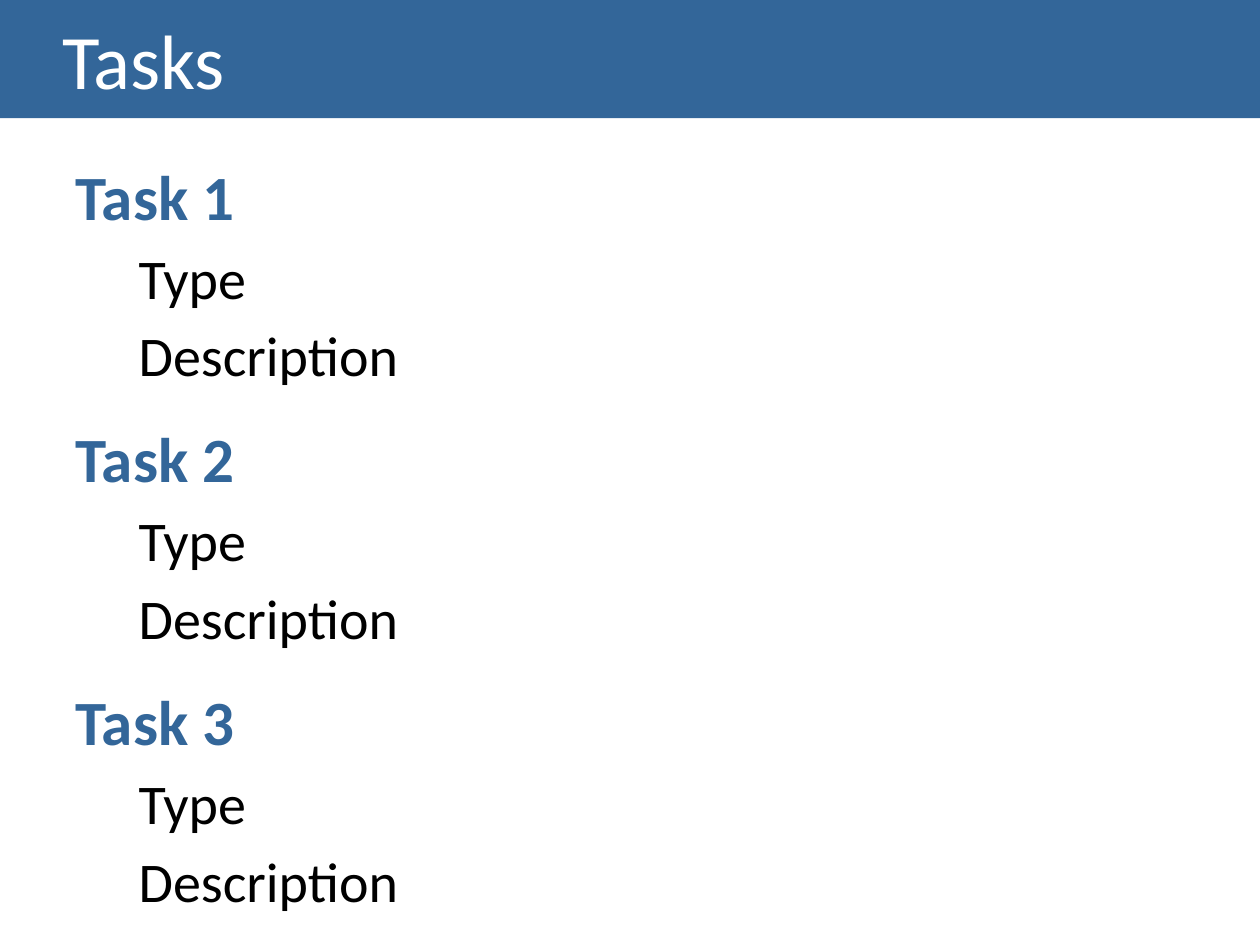
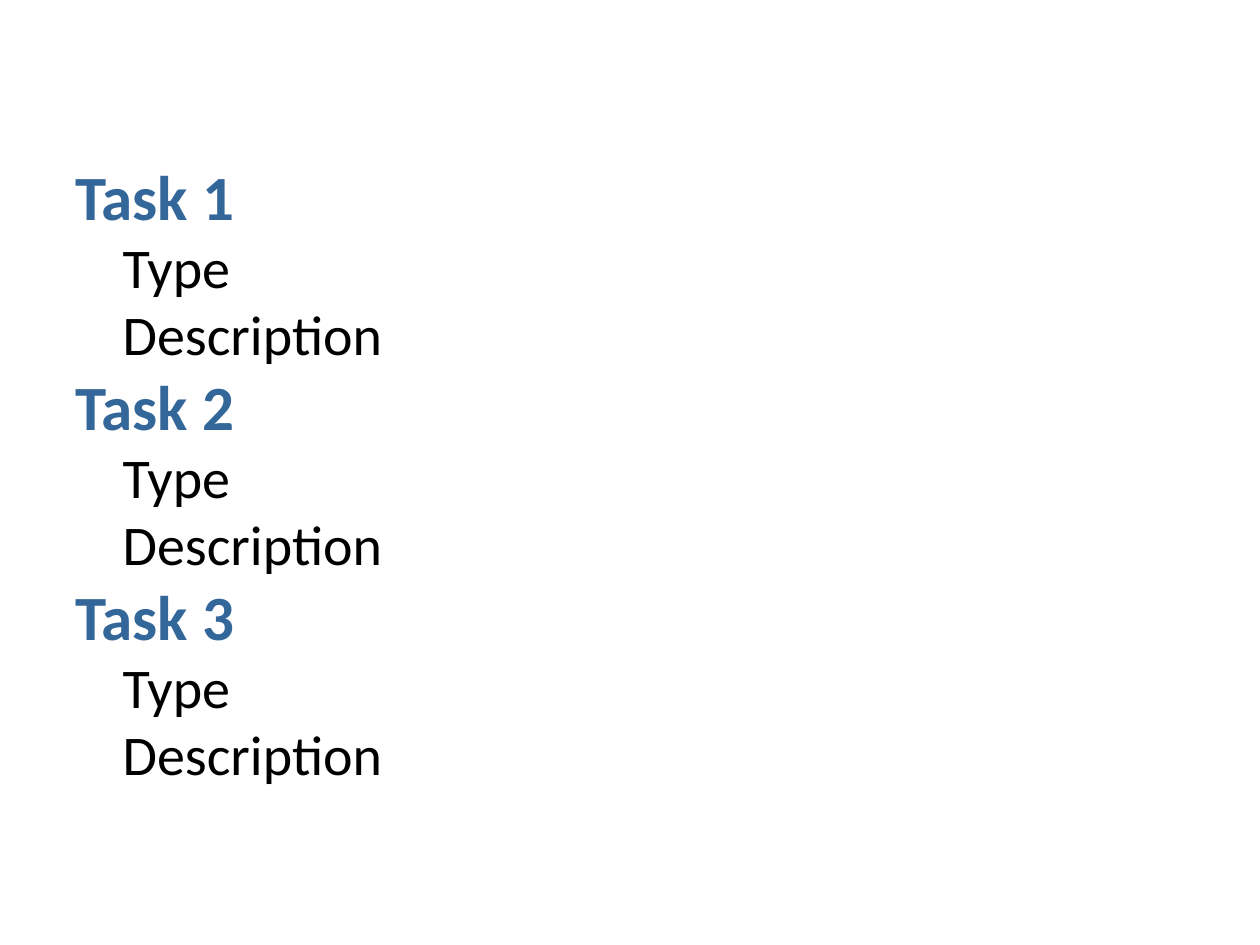
Before and after one commit to Zuchis/info-vis, a slide deck: slide 6 of checkpoint1/Lab02-PresentationTemplate.pptx (slide 7 before the commit). Drawn at 1260x945 pixels with LibreOffice and Linux fonts; fonts in the diff are those of the drawing. Boxes give left, top, right and bottom in pixels: in the first picture for what was removed or moved away, otherwise in the second. Text is boxed around its words. In the diff, an @@ line names an element or a change of style, - is before the commit and + after.

```diff
--- a/checkpoint1/Lab02-PresentationTemplate.pptx
+++ b/checkpoint1/Lab02-PresentationTemplate.pptx
@@ title removed at [0, 0, 1260, 118] @@
-Tasks
@@ text "Task 1" at [75, 175, 382, 784]: indent changed; less space between paragraphs; list level 2 to 1 in "Type"; list level 2 to 1 in "Description" @@
```
Also in this commit, not shown: 9 other slides changed, 1 slide removed.
